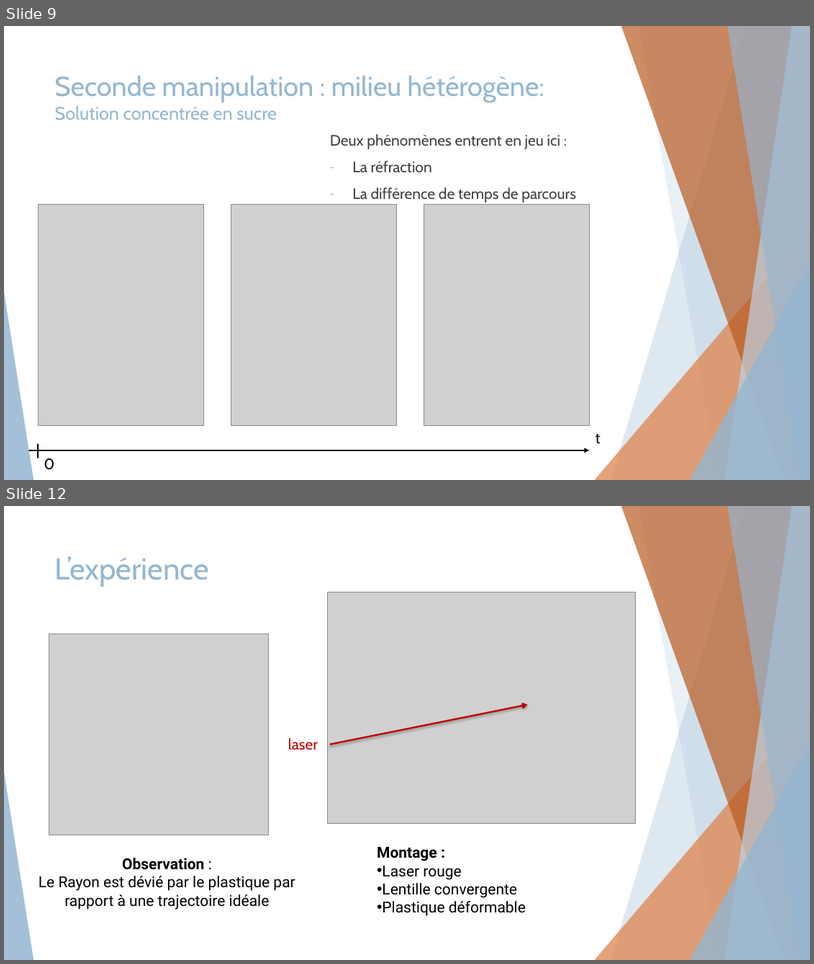
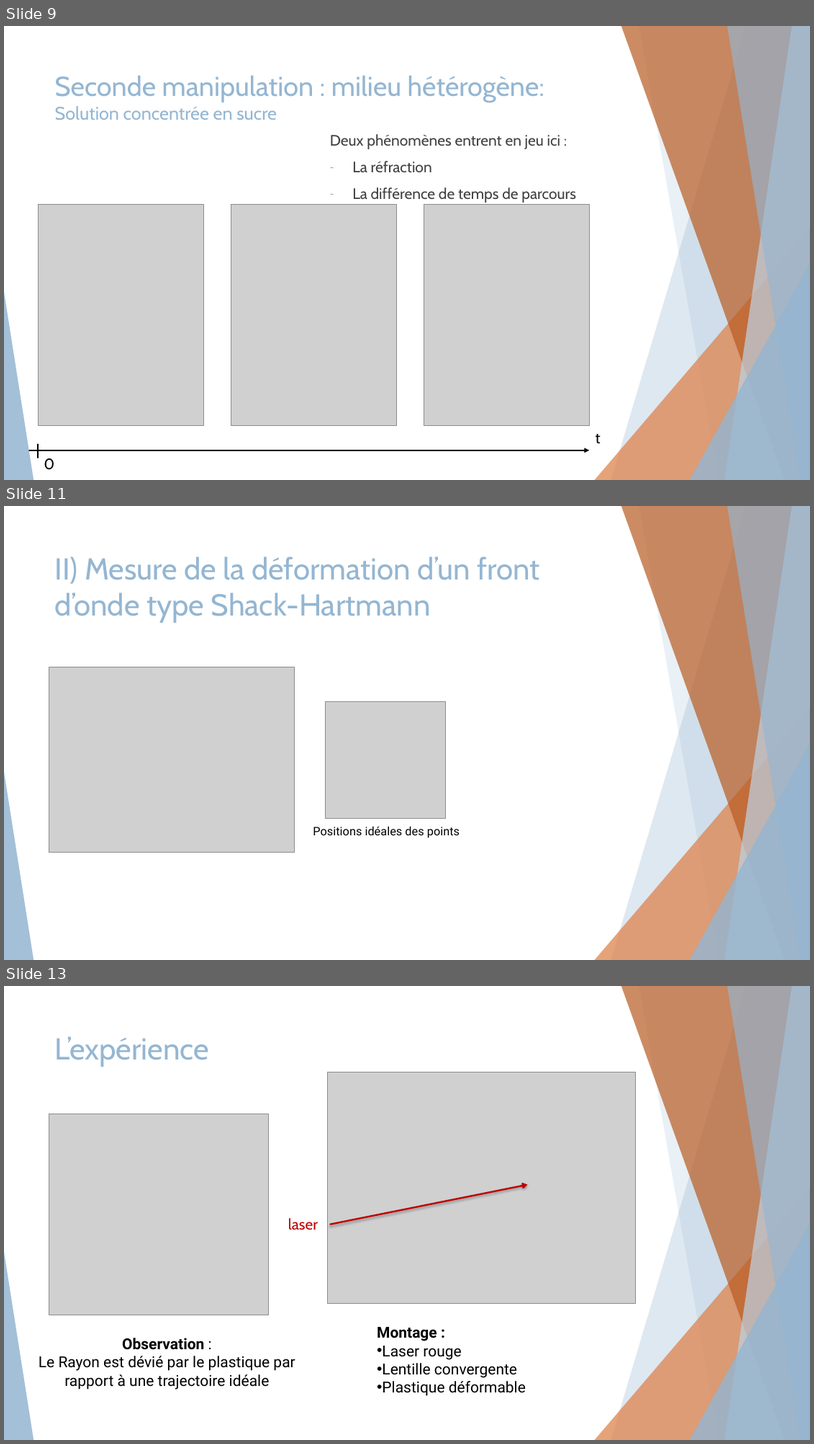
Before and after one commit to Lucas-brb/TIPE-2022, a slide deck: Présentation/Mesure des défauts de l'oeil v2.pptx. Shown one above the other, each under a label of ours: slides 9 and 12 before the commit, slides 9, 11 and 13 after it; the slides between them are not shown. The pictures are 814x964 and 814x1444 pixels, drawn with LibreOffice and Linux fonts; fonts in the diff are those of the drawing; grey boxes stand for pictures. Boxes give left, top, right and bottom in pixels: in the first picture for what was removed or moved away, otherwise in the second. Text is boxed around its words. In the diff, an @@ line names an element or a change of style, - is before the commit and + after.

```diff
--- a/Présentation/Mesure des défauts de l'oeil v2.pptx
+++ b/Présentation/Mesure des défauts de l'oeil v2.pptx
@@ slide 11 added at bbox=[4, 506, 810, 960], background #FFFFFF; not listed: 10 template elements that a slide beside it also shows @@
@@ title added at bbox=[55, 556, 540, 623], 36 pt, text #94B6D2 @@
+II) Mesure de la déformation d’un front d’onde type Shack-Hartmann
@@ picture added at bbox=[49, 667, 294, 852] @@
@@ picture added at bbox=[325, 701, 445, 818] @@
@@ text added at bbox=[313, 826, 460, 838], 14 pt, text #000000 @@
+Positions idéales des points
@@ what was slide 12 is now slide 13 @@
```
Also in this commit, not shown: 6 slides changed, 2 other slides added, 1 slide removed, 2 other files.
